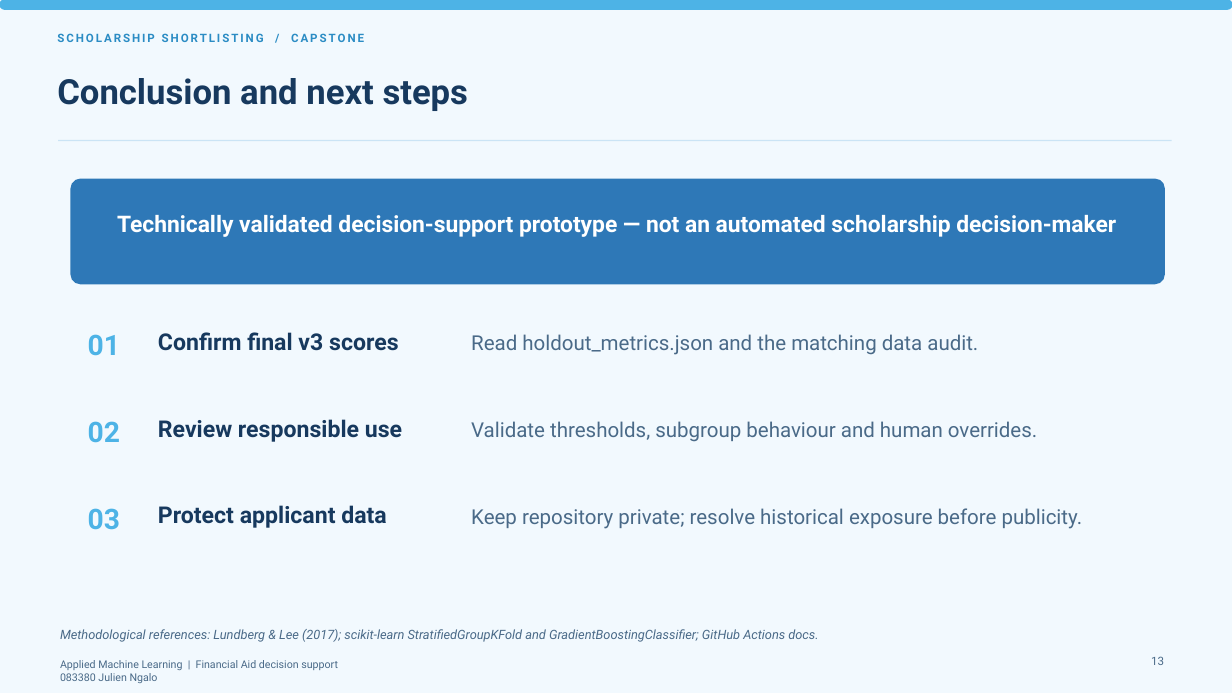
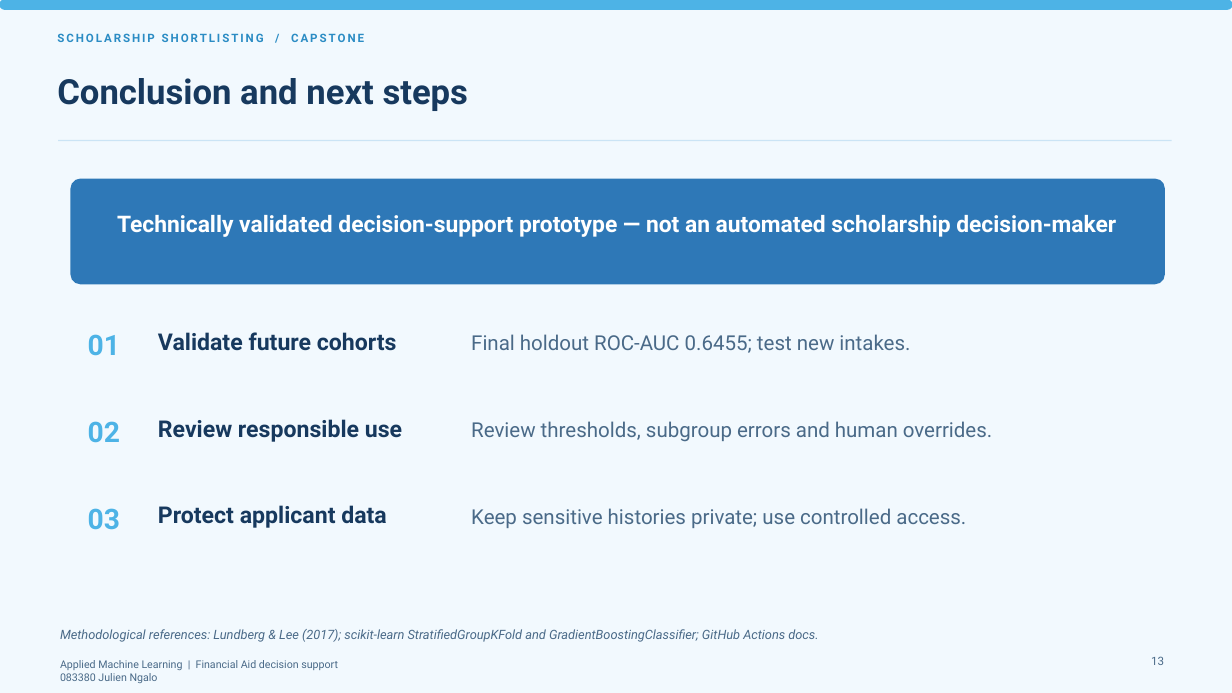
Before and after one commit to JulienNgalo/Scholarship_capstone_project, a slide deck: slide 13 of )83380 - Capstone Project Presentation - Final.pptx. Drawn at 1232x693 pixels with LibreOffice and Linux fonts; fonts in the diff are those of the drawing. Boxes give left, top, right and bottom in pixels: in the first picture for what was removed or moved away, otherwise in the second. Text is boxed around its words. In the diff, an @@ line names an element or a change of style, - is before the commit and + after.

```diff
--- a/)83380 - Capstone Project Presentation - Final.pptx
+++ b/)83380 - Capstone Project Presentation - Final.pptx
@@ text at <box>158,332,397,351</box>: text changed @@
-Confirm final v3 scores
+Validate future cohorts
@@ text at <box>471,334,910,353</box>: text changed @@
-Read holdout_metrics.json and the matching data audit.
+Final holdout ROC-AUC 0.6455; test new intakes.
@@ text at <box>471,421,992,442</box>: text changed @@
-Validate thresholds, subgroup behaviour and human overrides.
+Review thresholds, subgroup errors and human overrides.
@@ text at <box>471,508,966,528</box>: text changed @@
-Keep repository private; resolve historical exposure before publicity.
+Keep sensitive histories private; use controlled access.
```
Also in this commit, not shown: 4 other slides changed, 1 slide added, 1 slide removed.
